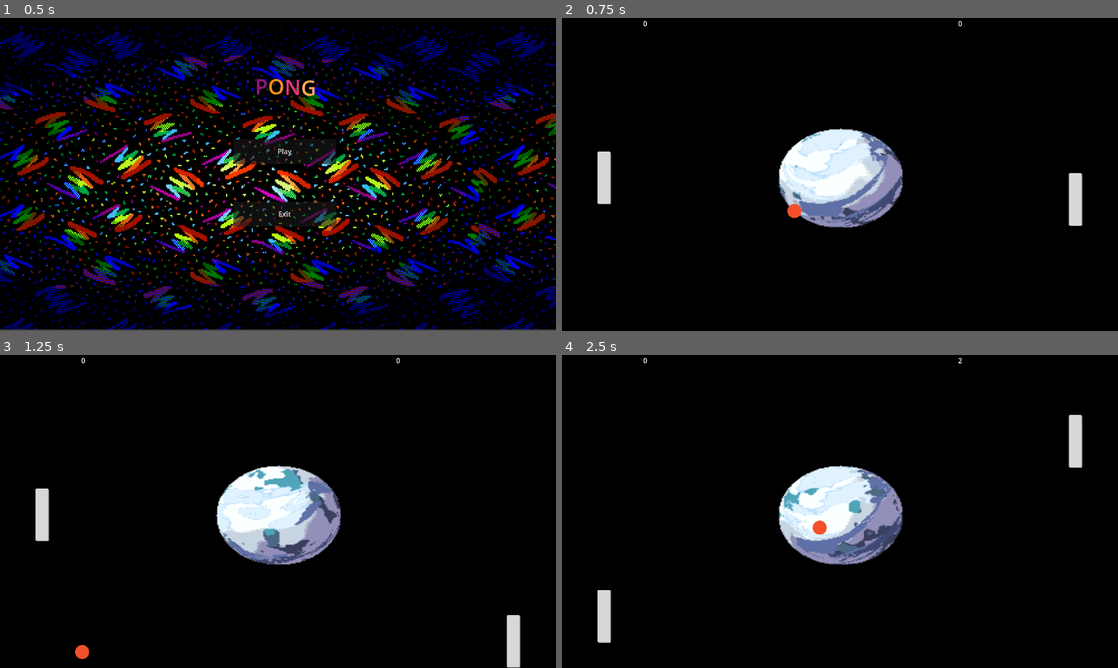
Above: before the commit, frames 1-4 (two rows, left to right).
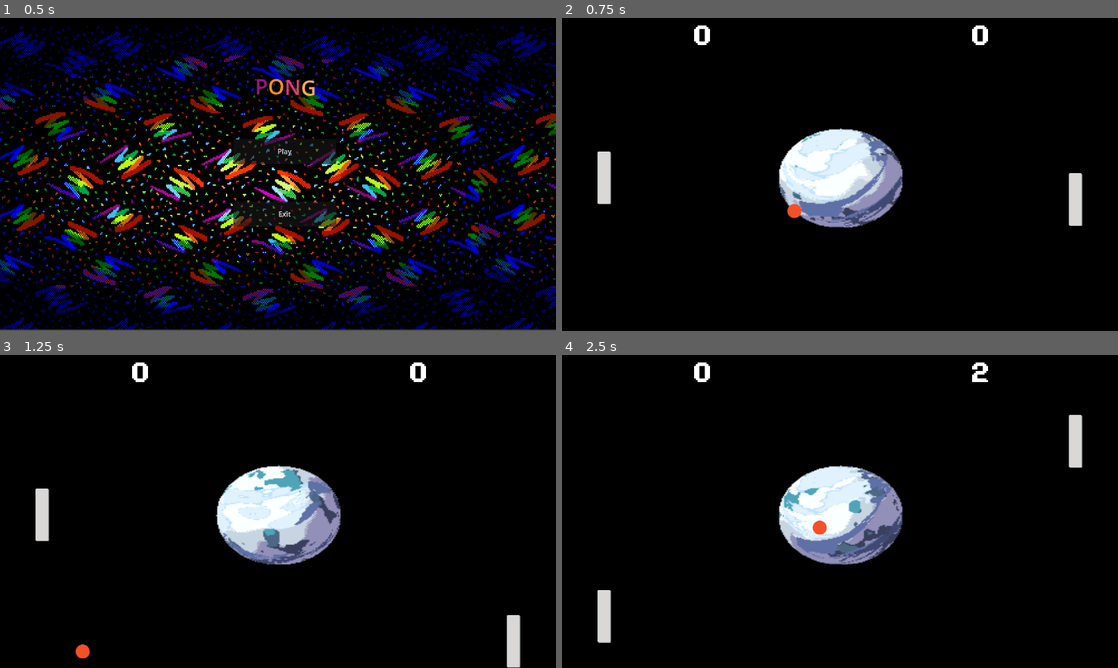
Above: after the commit, the same moments.

Repository: joe-mahoney2/godot_yourself
Game: Godot game, scene res://src/main.tscn
Same seed, same stepped clock (60 frames per second), same inputs: the game is played once before the commit and once after it.
Inputs:
- Up to frame 1 (0.5 s): no input
- Up to frame 2 (0.75 s): click "Play" at 0.5 s
- Up to frame 3 (1.25 s): no input
- Up to frame 4 (2.5 s): hold Up (move_up) 1.28-2.03 s; hold Down (move_down) from 2.03 s (still down)

Frame 1 is identical in both runs. In frame 2, 0.3% of the frame differs, in the area x 14-77%, y 0-9%; in frame 3, 0.3%, in the area x 13-77%, y 0-98%; in frame 4, 0.3%.

Commit message:
Fix scoreboard and add font for scoreboard

Diff:
--- a/MDOG/Pong/src/ball.tscn
+++ b/MDOG/Pong/src/ball.tscn
@@ -3,9 +3,10 @@
 [ext_resource type="Texture2D" uid="uid://b7g3htbnhm8ck" path="res://assets/Ball.png" id="1_pxbgx"]
 
 [sub_resource type="CircleShape2D" id="CircleShape2D_tnhi3"]
-radius = 18.0
+radius = 19.0
 
 [node name="ball" type="CharacterBody2D"]
+platform_on_leave = 2
 
 [node name="ballSprite" type="Sprite2D" parent="."]
 texture = ExtResource("1_pxbgx")
--- a/MDOG/Pong/src/game_screen.tscn
+++ b/MDOG/Pong/src/game_screen.tscn
@@ -9,6 +9,7 @@
 [ext_resource type="Script" path="res://src/opposition.gd" id="4_7y3h3"]
 [ext_resource type="PackedScene" uid="uid://dp502waes0x26" path="res://src/ball.tscn" id="4_21eca"]
 [ext_resource type="Script" path="res://src/ball.gd" id="5_jitue"]
+[ext_resource type="FontFile" uid="uid://bf6od20bkkasu" path="res://assets/RETROTECH.ttf" id="10_h4lu4"]
 
 [sub_resource type="AtlasTexture" id="AtlasTexture_fca7p"]
 atlas = ExtResource("2_j1sq6")
@@ -411,6 +412,7 @@
 position = Vector2(640, 368)
 slide_on_ceiling = false
 platform_on_leave = 2
+safe_margin = 6.729
 script = ExtResource("5_jitue")
 
 [node name="bottomWall" type="StaticBody2D" parent="."]
@@ -426,16 +428,23 @@
 shape = SubResource("RectangleShape2D_1te8n")
 
 [node name="playerScore" type="RichTextLabel" parent="."]
-offset_left = 187.0
-offset_top = 1.0
-offset_right = 360.0
-offset_bottom = 154.0
+offset_left = 304.0
+offset_top = 16.0
+offset_right = 416.0
+offset_bottom = 80.0
+theme_override_fonts/normal_font = ExtResource("10_h4lu4")
+theme_override_font_sizes/normal_font_size = 71
+bbcode_enabled = true
+text = "1"
 
 [node name="oppositionScore" type="RichTextLabel" parent="."]
-offset_left = 912.0
-offset_top = 1.0
-offset_right = 1037.0
-offset_bottom = 69.0
+offset_left = 944.0
+offset_top = 16.0
+offset_right = 1069.0
+offset_bottom = 84.0
+theme_override_fonts/normal_font = ExtResource("10_h4lu4")
+theme_override_font_sizes/normal_font_size = 71
+text = "1"
 
 [node name="rightGoal" type="Area2D" parent="."]
 
--- a/MDOG/Pong/src/opposition.gd
+++ b/MDOG/Pong/src/opposition.gd
@@ -22,8 +22,10 @@
 func get_opponent_direction():
 	if abs(ball.position.y - position.y) > 25:
 		# The ball is below the opponent
-		if ball.position.y > position.y: return 1
+		if ball.position.y > position.y:
+			return 1
 		# The ball is above the opponent
-		else: return -1
+		else:
+			return -1
 	else:
 		return 0
Binary file added: MDOG/Pong/assets/RETROTECH.ttf
Not shown, added: MDOG/Pong/assets/RETROTECH.ttf.import
Binary file added: MDOG/Pong/src/RETROTECH.ttf
Not shown, added: MDOG/Pong/src/RETROTECH.ttf.import
Not shown: 1 places in MDOG/Pong/src/game_screen.tscn that only renumber resources
